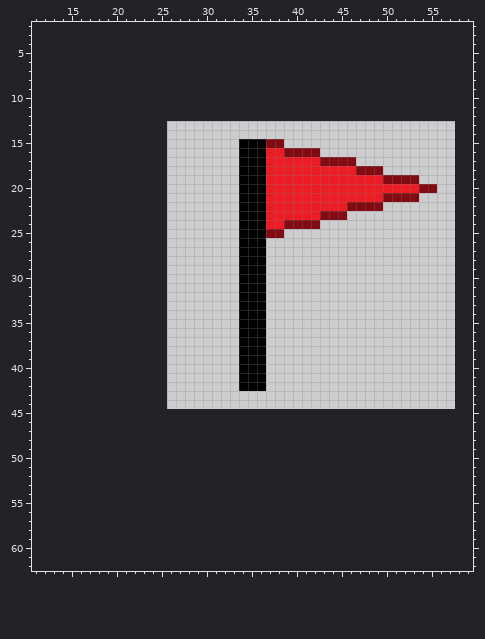
Two versions of one pixel-art sprite, Assets/Goal.png. Above: the version before the commit.
The file is 32x32 pixels. Colours within 5 levels of each other are drawn and written as one. Shown: x 11..59, y 2..62. The old version is drawn lined up with the new one, on the new canvas.
New version:
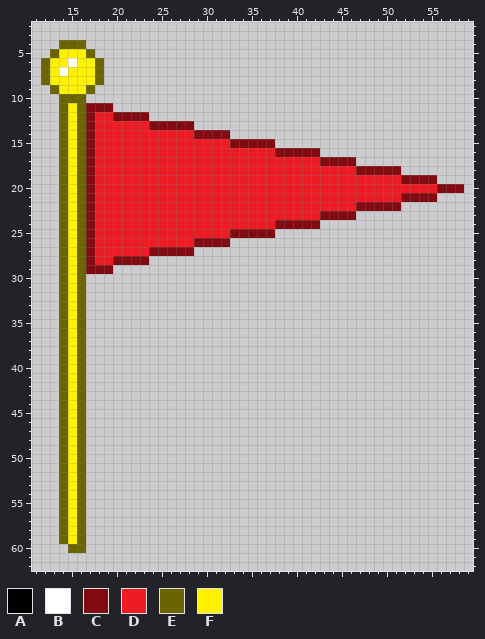
Palette (. is transparent): A #000000  B #ffffff  C #820b11  D #ed1c24  E #6a6500  F #fff200
Difference:
canvas 32x32 -> 64x64, the old top-left corner now at 26,13
y 4: x 14..16 ... -> EEE
y 5: x 13..17 ..... -> EFFFE
y 6: x 12..18 ....... -> EFFBFFE
y 7: x 12..18 ....... -> EFBFFFE
y 8: x 12..18 ....... -> EFFFFFE
y 9: x 13..17 ..... -> EFFFE
y 10: x 14..16 ... -> EEE
y 11: x 14..19 ...... -> EFECCC
y 12: x 14..23 .......... -> EFECDDCCCC
y 13: x 14..28 ............... -> EFECDDDDDDCCCCC
y 14: x 14..32 ................... -> EFECDDDDDDDDDDDCCCC
y 15: x 14..36 ....................AAA -> EFECDDDDDDDDDDDDDDDCCCC; x 38 C -> .
y 16: x 14..36 ....................AAA -> EFECDDDDDDDDDDDDDDDDDDD; x 38 D -> C
y 17: x 14..36 ....................AAA -> EFECDDDDDDDDDDDDDDDDDDD
y 18: x 14..36 ....................AAA -> EFECDDDDDDDDDDDDDDDDDDD; x 50..51 .. -> CC
y 19: x 14..36 ....................AAA -> EFECDDDDDDDDDDDDDDDDDDD; x 50..51 CC -> DD; x 54..55 .. -> CC
y 20: x 14..36 ....................AAA -> EFECDDDDDDDDDDDDDDDDDDD; x 54..58 CC... -> DDCCC
y 21: x 14..36 ....................AAA -> EFECDDDDDDDDDDDDDDDDDDD; x 50..51 CC -> DD; x 54..55 .. -> CC
y 22: x 14..36 ....................AAA -> EFECDDDDDDDDDDDDDDDDDDD; x 46 C -> D; x 50..51 .. -> CC
y 23: x 14..36 ....................AAA -> EFECDDDDDDDDDDDDDDDDDDD; x 46 . -> C
y 24: x 14..36 ....................AAA -> EFECDDDDDDDDDDDDDDDDDDD; x 38 D -> C
y 25: x 14..36 ....................AAA -> EFECDDDDDDDDDDDDDDDCCCC; x 38 C -> .
y 26: x 14..32 ................... -> EFECDDDDDDDDDDDCCCC; x 34..36 AAA -> ...
y 27: x 14..28 ............... -> EFECDDDDDDCCCCC; x 34..36 AAA -> ...
y 28: x 14..23 .......... -> EFECDDCCCC; x 34..36 AAA -> ...
y 29: x 14..19 ...... -> EFECCC; x 34..36 AAA -> ...
y 30..42: x 14..16 ... -> EFE; x 34..36 AAA -> ...
y 43..59: x 14..16 ... -> EFE
y 60: x 15..16 .. -> EE
Pixel boxes of the changes (left, top, right, bottom) in both pictures:
changed: (41, 40, 284, 553)
changed: (383, 166, 464, 211)
changed: (347, 202, 356, 220)
